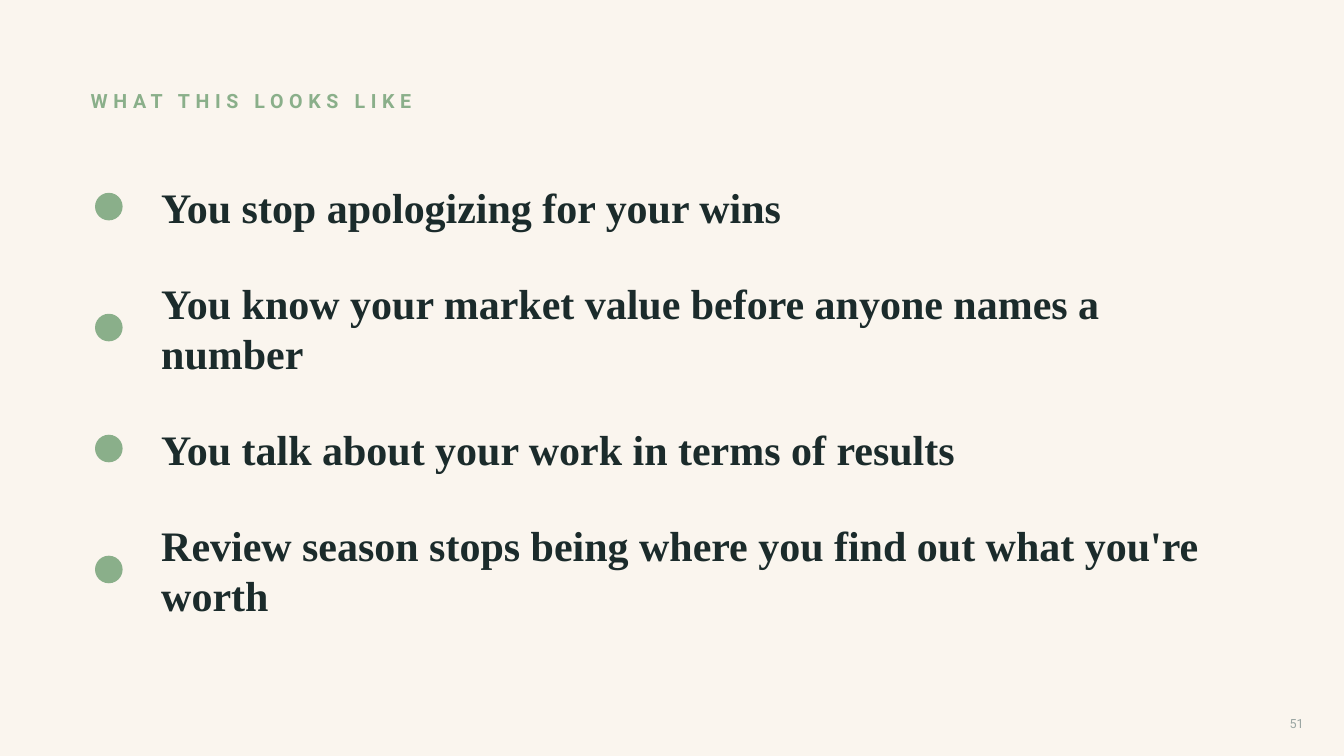
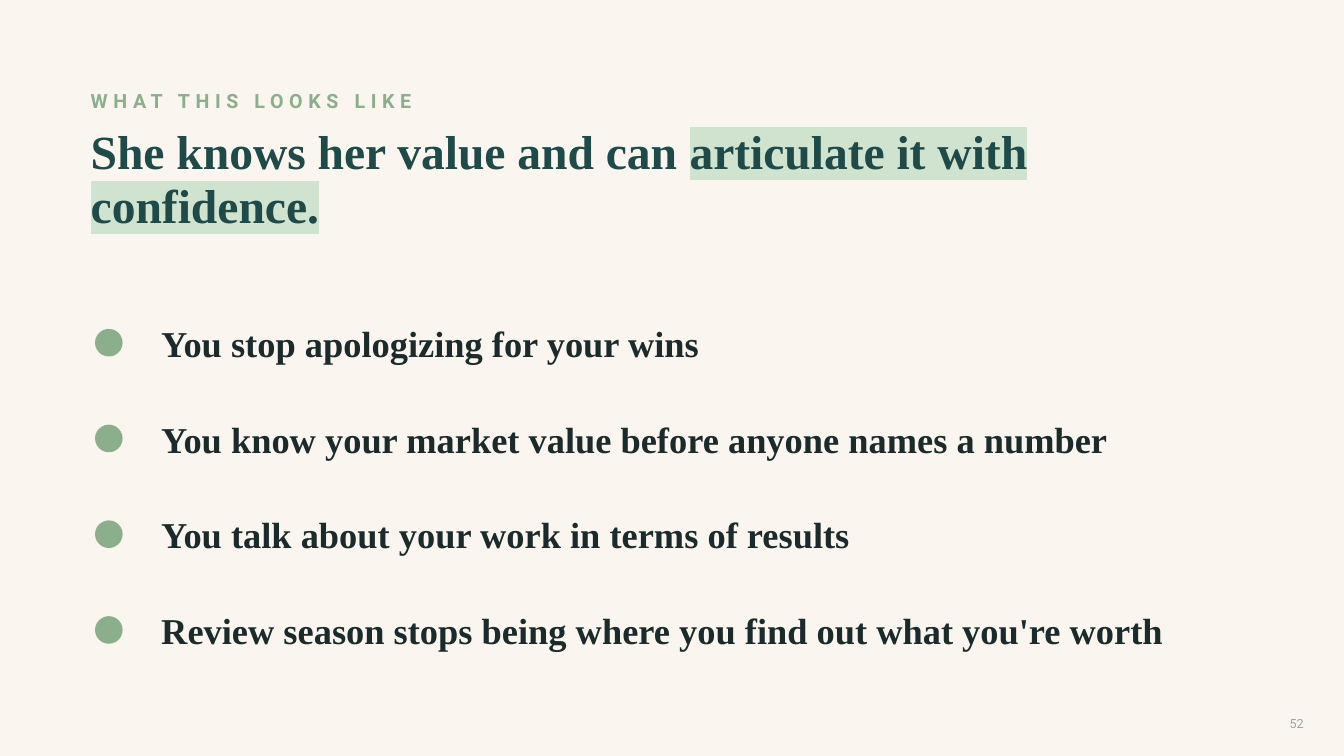
Before and after one commit to danielkelleyy/Beacon-Media, a slide deck: slide 52 of masterclass/tamara-lashchyk/Tamara-Masterclass-v3.pptx (slide 51 before the commit). Drawn at 1344x756 pixels with LibreOffice and Linux fonts; fonts in the diff are those of the drawing. Boxes give left, top, right and bottom in pixels: in the first picture for what was removed or moved away, otherwise in the second. Text is boxed around its words. In the diff, an @@ line names an element or a change of style, - is before the commit and + after.

```diff
--- a/masterclass/tamara-lashchyk/Tamara-Masterclass-v3.pptx
+++ b/masterclass/tamara-lashchyk/Tamara-Masterclass-v3.pptx
@@ text added at [91,136,1027,224], 34 pt, text #1E4A4A, bold @@
+She knows her value and can articulate it with confidence.
@@ size 30 to 26 pt in 4 elements at [161,618,1163,651], [161,522,849,555], [161,427,1107,460], [161,331,699,364] @@
@@ text "You stop apologizing for your ...": place and size @@
-text "You stop apologizing for your ..." at [161,193,781,231]
+text "You stop apologizing for your ..." at [161,331,699,364]
@@ ellipse: place and size @@
-ellipse at [96,315,122,341]
+ellipse at [96,330,122,356]
@@ text "You know your market value ...": place and size @@
-text "You know your market value ..." at [161,289,1099,370]
+text "You know your market value ..." at [161,427,1107,460]
@@ ellipse: place and size @@
-ellipse at [96,436,122,462]
+ellipse at [96,425,122,452]
@@ text "You talk about your work ...": place and size @@
-text "You talk about your work ..." at [161,435,955,473]
+text "You talk about your work ..." at [161,522,849,555]
@@ ellipse: place and size @@
-ellipse at [96,557,122,583]
+ellipse at [96,521,122,547]
@@ text "Review season stops being where ...": place and size @@
-text "Review season stops being where ..." at [161,531,1198,612]
+text "Review season stops being where ..." at [161,618,1163,651]
@@ ellipse: place and size @@
-ellipse at [96,194,122,220]
+ellipse at [96,617,122,643]
@@ page number at [1290,719,1304,728]: text changed @@
-51
+52
```
Also in this commit, not shown: 7 other slides changed, 12 slides added, 16 slides removed, 5 other files.
